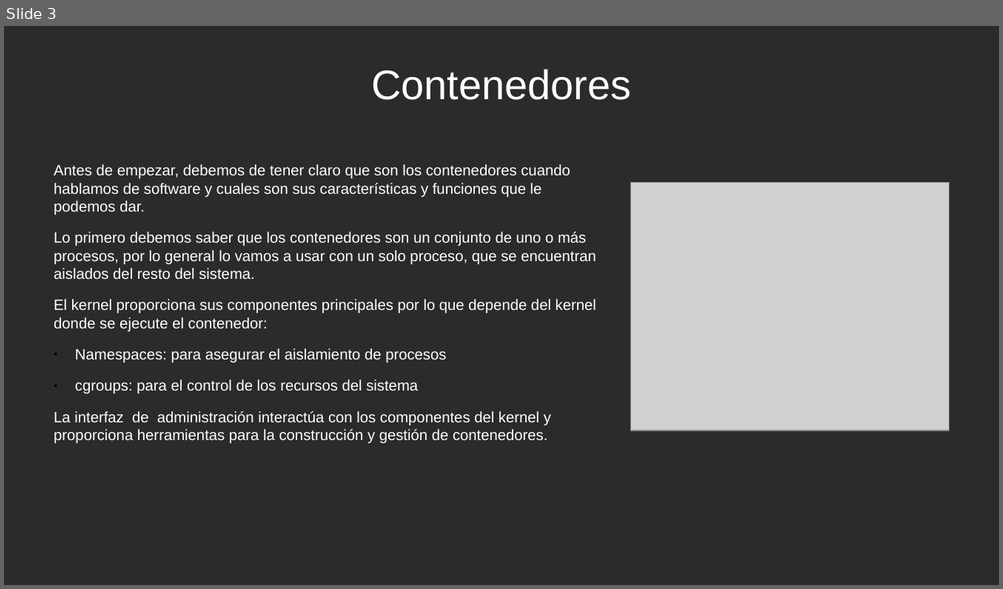
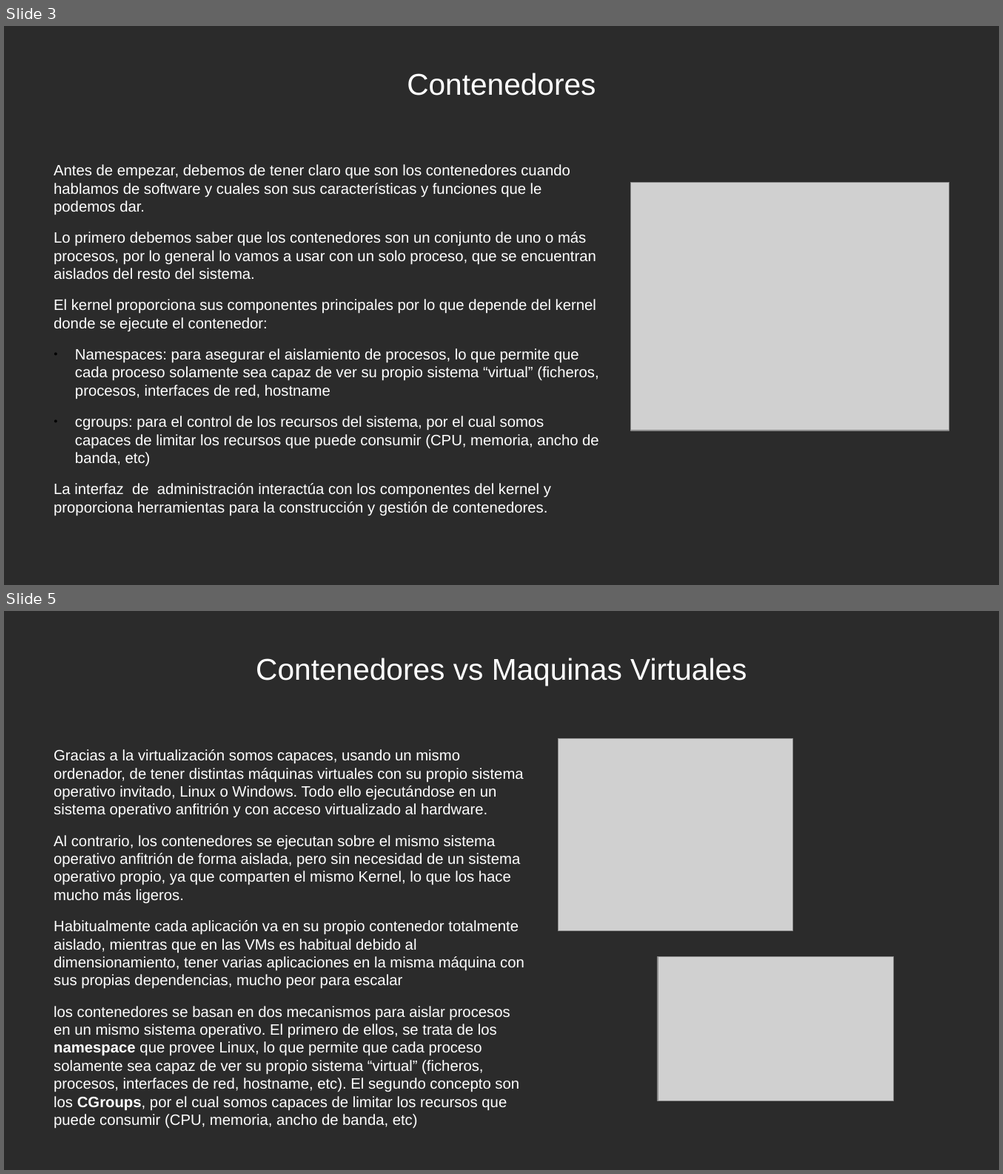
Before and after one commit to FranJaviMN/Proyecto-integrado, a slide deck: Presentación.odp. Shown one above the other, each under a label of ours: slide 3 before the commit, slides 3 and 5 after it; the slides between them are not shown. The pictures are 1003x589 and 1003x1174 pixels, drawn with LibreOffice and Linux fonts; fonts in the diff are those of the drawing; grey boxes stand for pictures; background and template pictures are left out; a plain dark background stands for a picture behind light text. Boxes give left, top, right and bottom in pixels: in the first picture for what was removed or moved away, otherwise in the second. Text is boxed around its words. In the diff, an @@ line names an element or a change of style, - is before the commit and + after.

```diff
--- a/Presentación.odp
+++ b/Presentación.odp
@@ slide 5 added at box(4, 611, 999, 1170), background picture (left out) @@
@@ title added at box(256, 658, 746, 685), 24 pt, text #FFFFFF @@
+Contenedores vs Maquinas Virtuales
@@ picture added at box(558, 739, 793, 931) @@
@@ text added at box(54, 749, 524, 1111), 12 pt, text #FFFFFF @@
+Gracias a la virtualización somos capaces, usando un mismo ordenador, de tener distintas máquinas virtuales con su propio sistema operativo invitado, Linux o Windows. Todo ello ejecutándose en un sistema operativo anfitrión y con acceso virtualizado al hardware.
+Al contrario, los contenedores se ejecutan sobre el mismo sistema operativo anfitrión de forma aislada, pero sin necesidad de un sistema operativo propio, ya que comparten el mismo Kernel, lo que los hace mucho más ligeros.
+Habitualmente cada aplicación va en su propio contenedor totalmente aislado, mientras que en las VMs es habitual debido al dimensionamiento, tener varias aplicaciones en la misma máquina con sus propias dependencias, mucho peor para escalar
+los contenedores se basan en dos mecanismos para aislar procesos en un mismo sistema operativo. El primero de ellos, se trata de los namespace que provee Linux, lo que permite que cada proceso solamente sea capaz de ver su propio sistema “virtual” (ficheros, procesos, interfaces de red, hostname, etc). El segundo concepto son los CGroups, por el cual somos capaces de limitar los recursos que puede consumir (CPU, memoria, ancho de banda, etc)
@@ picture added at box(657, 957, 893, 1101) @@
@@ slide 3 changed as well @@
@@ title "Contenedores" at box(407, 73, 595, 96): size 33 to 24 pt @@
@@ text at box(75, 349, 599, 467): text changed @@
-● Namespaces: para asegurar el aislamiento de procesos
-● cgroups: para el control de los recursos del sistema
+● Namespaces: para asegurar el aislamiento de procesos, lo que permite que cada proceso solamente sea capaz de ver su propio sistema “virtual” (ficheros, procesos, interfaces de red, hostname
+● cgroups: para el control de los recursos del sistema, por el cual somos capaces de limitar los recursos que puede consumir (CPU, memoria, ancho de banda, etc)
```
Also in this commit, not shown: 2 other slides changed, 3 other slides added, 1 slide removed.
